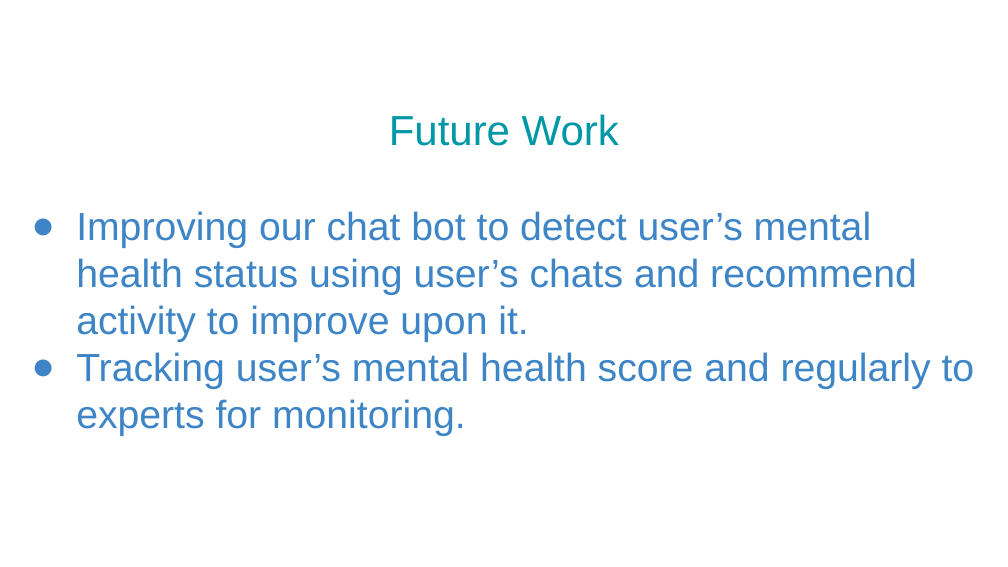
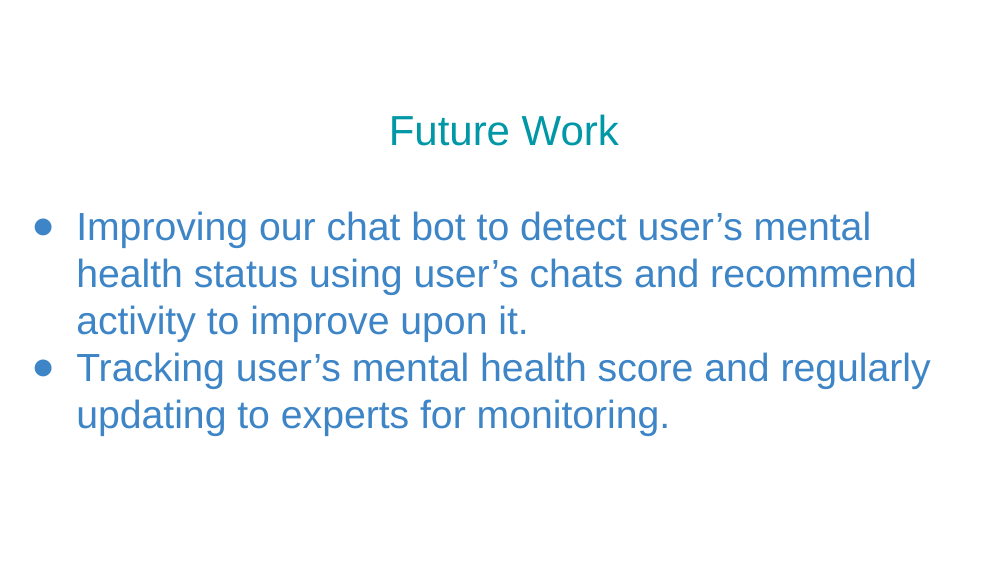
Before and after one commit to Nileshmalav/Mental-Health-Project, a slide deck: slide 6 of Hack36_ Presentation file.pptx. Drawn at 1008x567 pixels with LibreOffice and Linux fonts; fonts in the diff are those of the drawing. Boxes give left, top, right and bottom in pixels: in the first picture for what was removed or moved away, otherwise in the second. Text is boxed around its words. In the diff, an @@ line names an element or a change of style, - is before the commit and + after.

Commit message:
Presentation file updated

```diff
--- a/Hack36_ Presentation file.pptx
+++ b/Hack36_ Presentation file.pptx
@@ title at (x1=76, y1=352, x2=931, y2=436): text changed @@
-● Tracking user’s mental health score and regularly to experts for monitoring.
+● Tracking user’s mental health score and regularly updating to experts for monitoring.
```
